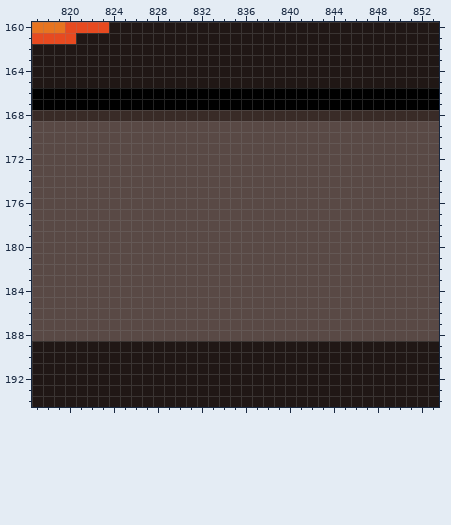
File history of a pixel-art file, Assets/Sprites/DEMOMAP.aseprite. This is how it looked before the edit.
1280x320 pixels, 1 frame. Colours within 5 levels of each other are drawn and written as one. Shown: x 817..853, y 160..194.
New version:
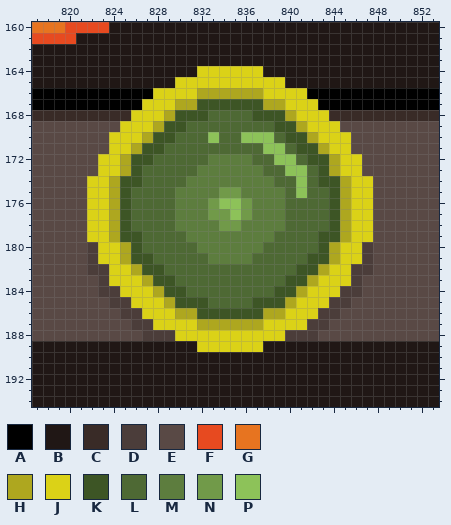
Palette (. is transparent): A #000000  B #201715  C #392b27  D #4b3d3a  E #594945  F #e74a20  G #e77420  H #aea71f  J #dbd217  K #3d5525  L #4e6934  M #5d7d3e  N #719a49  P #8dc259
Change:
{"where": "layer \"LevelSelectors\""}
{"y":164,"x":832,"old":"BBBBBB","new":"JJJJJJ"}
{"y":165,"x":830,"old":"BBBBBBBBBB","new":"JJJJJJJJJJ"}
{"y":166,"x":828,"old":"AAAAAAAAAAAAAA","new":"JJJJHHHHHHJJJJ"}
{"y":167,"x":827,"old":"AAAAAAAAAAAAAAAA","new":"JJJHHKKKKKKHHJJJ"}
{"y":168,"x":826,"old":"CCCCCCCCCCCCCCCCCC","new":"JJJHKKKLLLLKKKHJJJ"}
{"y":169,"x":825,"old":"EEEEEEEEEEEEEEEEEEEE","new":"JJJHKKLLLLLLLLKKHJJJ"}
{"y":170,"x":824,"old":"EEEEEEEEEEEEEEEEEEEEEE","new":"JJJHKKLLLPLLPPPLKKHJJJ"}
{"y":171,"x":824,"old":"EEEEEEEEEEEEEEEEEEEEEE","new":"JJHKKLLLLLLLLLPPLKKHJJ"}
{"y":172,"x":823,"old":"EEEEEEEEEEEEEEEEEEEEEEEE","new":"JJHKKLLLLLMMMMLLPPLKKHJJ"}
{"y":173,"x":823,"old":"EEEEEEEEEEEEEEEEEEEEEEEE","new":"JJHKLLLLLMMMMMMLLPPLKHJJ"}
{"y":174,"x":822,"old":"EEEEEEEEEEEEEEEEEEEEEEEEEE","new":"JJHKKLLLLMMMMMMMMLLPLKKHJJ"}
{"y":175,"x":822,"old":"EEEEEEEEEEEEEEEEEEEEEEEEEE","new":"JJHKLLLLMMMMNNMMMMLPLLKHJJ"}
{"y":176,"x":822,"old":"EEEEEEEEEEEEEEEEEEEEEEEEEE","new":"JJHKLLLLMMMNPPNMMMLLLLKHJJ"}
{"y":177,"x":822,"old":"EEEEEEEEEEEEEEEEEEEEEEEEEE","new":"JJHKLLLLMMMNNPNMMMLLLLKHJJ"}
{"y":178,"x":822,"old":"EEEEEEEEEEEEEEEEEEEEEEEEEE","new":"JJHKLLLLMMMMNNMMMMLLLLKHJJ"}
{"y":179,"x":822,"old":"EEEEEEEEEEEEEEEEEEEEEEEEEE","new":"JJHKKLLLLMMMMMMMMLLLLKKHJJ"}
{"y":180,"x":822,"old":"EEEEEEEEEEEEEEEEEEEEEEEEEE","new":"DJJHKLLLLLMMMMMMLLLLLKHJJD"}
{"y":181,"x":822,"old":"EEEEEEEEEEEEEEEEEEEEEEEEEE","new":"DJJHKKLLLLLMMMMLLLLLKKHJJD"}
{"y":182,"x":822,"old":"EEEEEEEEEEEEEEEEEEEEEEEEEE","new":"DDJJHKKLLLLLLLLLLLLKKHJJDD"}
{"y":183,"x":823,"old":"EEEEEEEEEEEEEEEEEEEEEEEE","new":"DJJJHKKLLLLLLLLLLKKHJJJD"}
{"y":184,"x":823,"old":"EEEEEEEEEEEEEEEEEEEEEEEE","new":"DDJJJHKKLLLLLLLLKKHJJJDD"}
{"y":185,"x":824,"old":"EEEEEEEEEEEEEEEEEEEEEE","new":"DDJJJHKKKLLLLKKKHJJJDD"}
{"y":186,"x":825,"old":"EEEEEEEEEEEEEEEEEEEE","new":"DDJJJHHKKKKKKHHJJJDD"}
{"y":187,"x":826,"old":"EEEEEEEEEEEEEEEEEE","new":"DDJJJJHHHHHHJJJJDD"}
{"y":188,"x":827,"old":"EEEEEEEEEEEEEEEE","new":"DDDJJJJJJJJJJDDD"}
{"y":189,"x":832,"old":"BBBBBB","new":"JJJJJJ"}
{"label":"changed","picture_box":[87,66,373,352]}
